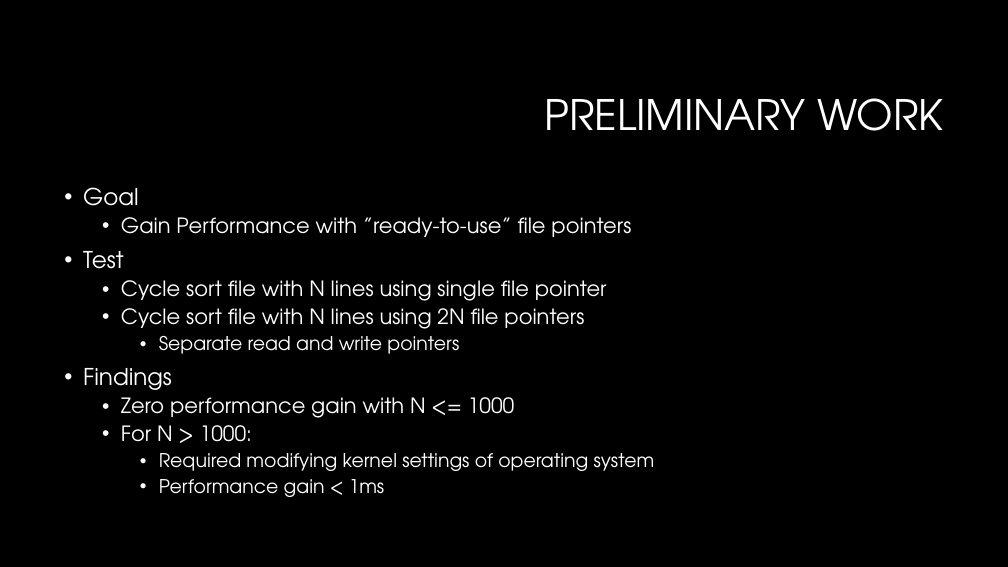
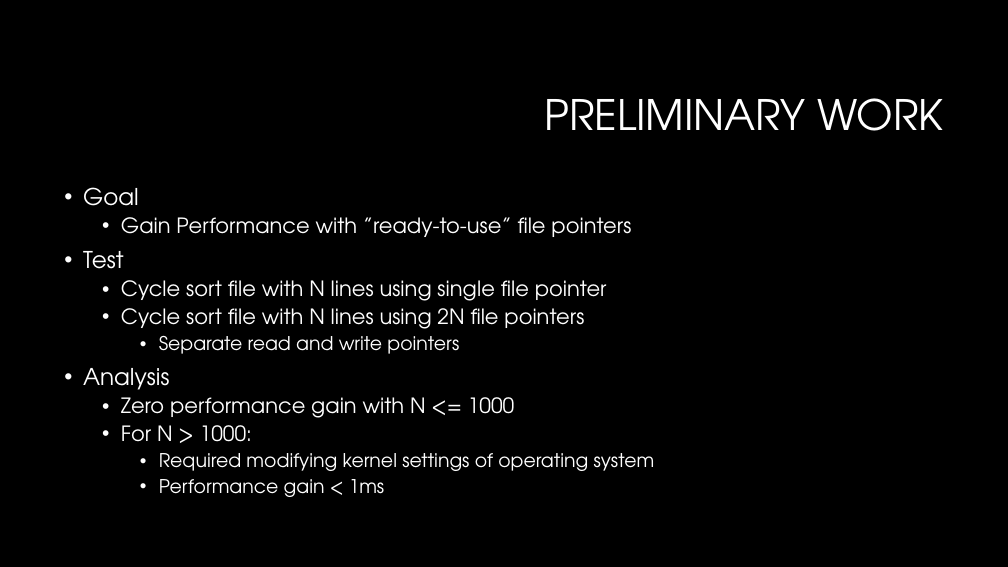
Before and after one commit to czifro-tech/instant-transmission, a slide deck: slide 20 of presentation/Thesis.pptx. Drawn at 1008x567 pixels with LibreOffice and Linux fonts; fonts in the diff are those of the drawing; background and template pictures are left out. Boxes give left, top, right and bottom in pixels: in the first picture for what was removed or moved away, otherwise in the second. Text is boxed around its words. In the diff, an @@ line names an element or a change of style, - is before the commit and + after.

```diff
--- a/presentation/Thesis.pptx
+++ b/presentation/Thesis.pptx
@@ text at box(83, 368, 169, 390): text changed @@
-• Findings
+• Analysis
```
Also in this commit, not shown: 3 other slides changed, 13 slides removed.
